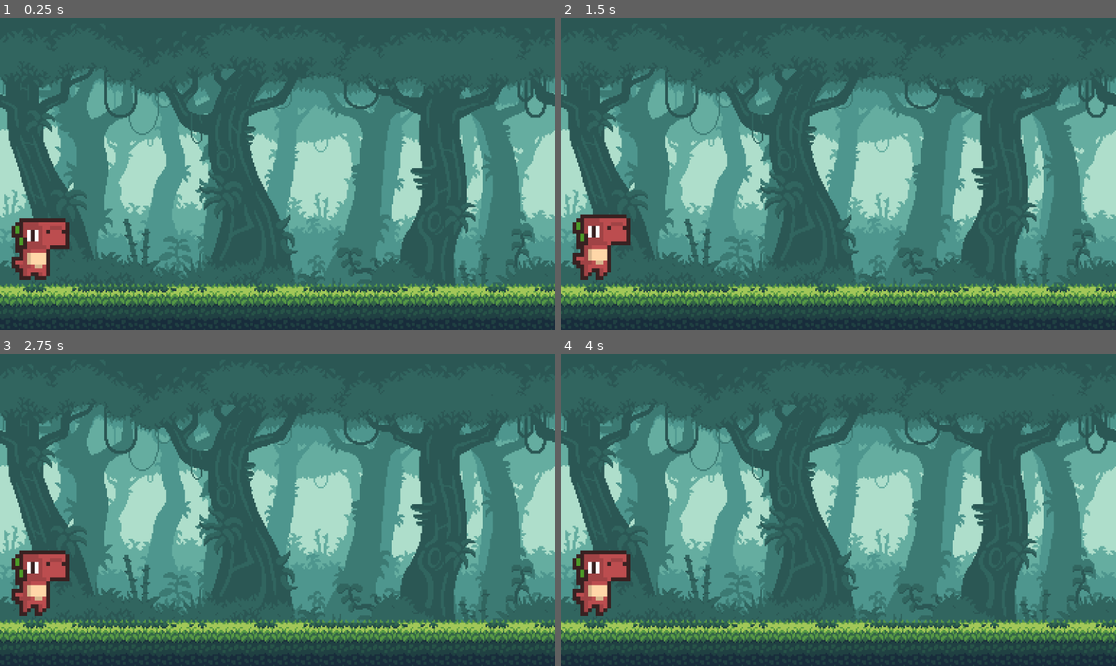
Above: before the commit, frames 1-4 (two rows, left to right).
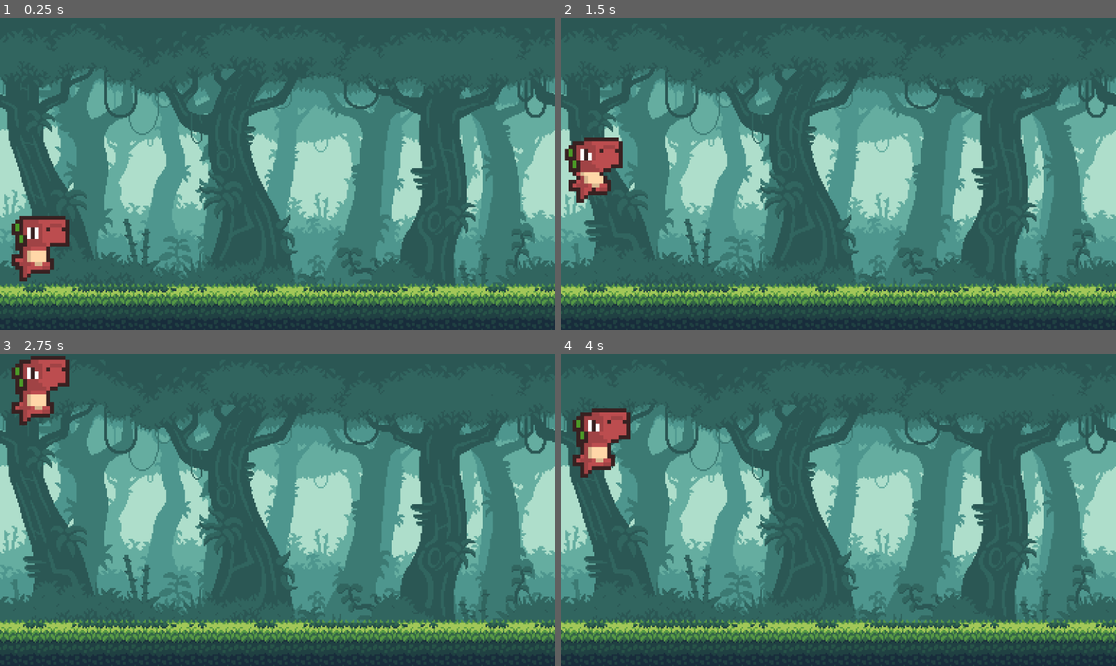
Above: after the commit, the same moments.

Repository: HA5UN0/dino-run
Game: Godot game, scene res://Scenes/main.tscn
The game is run twice, just before and just after one commit, with the same random seed, the same clock (stepped at 60 frames per second) and the same inputs.
Inputs:
- Up to frame 1 (0.25 s): no input
- Up to frame 2 (1.5 s): tap Enter (ui_accept) at 0.5, 1.35 s; hold Enter (ui_accept) 0.53-1.28 s
- Up to frame 3 (2.75 s): tap Enter (ui_accept) at 1.52, 1.82 s; hold Down (move_down, bound only after the commit) from 2.03 s (still down); hold Enter (ui_accept) from 2.03 s (still down)
- Up to frame 4 (4 s): release Down (move_down, bound only after the commit) at 2.78 s; release Enter (ui_accept) at 2.78 s; tap Enter (ui_accept) at 2.85, 3.02, 3.32 s; hold Enter (ui_accept) from 3.53 s (still down)

The runs differ from the first frame. In frame 1, 0.7% of the frame differs, in the area x 2-13%, y 63-85%; in frame 2, 3.2%; in frame 3, 3.2%, in the area x 2-13%, y 0-84%; in frame 4, 3.2%.

Commit message:
player input with matching animations implemented

Diff:
--- a/Scenes/dino.tscn
+++ b/Scenes/dino.tscn
@@ -1,6 +1,7 @@
-[gd_scene load_steps=30 format=3 uid="uid://cghasq7llts8e"]
+[gd_scene load_steps=31 format=3 uid="uid://cghasq7llts8e"]
 
 [ext_resource type="Texture2D" uid="uid://c525jycvvecyd" path="res://Assets/img/mort.png" id="1_hlxev"]
+[ext_resource type="Script" path="res://Scripts/dino.gd" id="1_wsw0l"]
 [ext_resource type="AudioStream" uid="uid://dscpg6m666dta" path="res://Assets/sound/jump.wav" id="2_epgr6"]
 
 [sub_resource type="AtlasTexture" id="AtlasTexture_s5ofp"]
@@ -208,18 +209,20 @@
 [node name="Dino" type="CharacterBody2D"]
 texture_filter = 1
 scale = Vector2(8, 8)
+script = ExtResource("1_wsw0l")
 
 [node name="AnimatedSprite2D" type="AnimatedSprite2D" parent="."]
 sprite_frames = SubResource("SpriteFrames_beh2q")
 animation = &"Duck"
 autoplay = "Idle"
-frame_progress = 0.289622
+frame_progress = 0.161727
 
 [node name="RunCol" type="CollisionShape2D" parent="."]
 position = Vector2(-1, 0.5)
 shape = SubResource("RectangleShape2D_0mxp7")
 
 [node name="DuckCol" type="CollisionShape2D" parent="."]
+z_index = 1
 position = Vector2(0, 1.5)
 shape = SubResource("RectangleShape2D_6qgvr")
 
--- /dev/null
+++ b/Scripts/dino.gd
@@ -0,0 +1,22 @@
+extends CharacterBody2D
+
+const GRAVITY : int = 4200
+const JUMP_SPEED : int = -1800
+
+func _physics_process(delta: float) -> void:
+	velocity.y += GRAVITY * delta
+	if is_on_floor():
+		$RunCol.disabled = false
+		if Input.is_action_pressed("ui_accept"):
+			velocity.y = JUMP_SPEED
+			$JumpSound.play()
+		elif Input.is_action_pressed("move_down"):
+			$AnimatedSprite2D.play("Duck")
+			$RunCol.disabled = true
+		else	:
+			$AnimatedSprite2D.play("Run")
+	else :
+		$AnimatedSprite2D.play("Jump")
+
+
+	move_and_slide()
--- a/project.godot
+++ b/project.godot
@@ -15,6 +15,15 @@
 config/features=PackedStringArray("4.3", "GL Compatibility")
 config/icon="res://icon.svg"
 
+[input]
+
+move_down={
+"deadzone": 0.5,
+"events": [Object(InputEventKey,"resource_local_to_scene":false,"resource_name":"","device":-1,"window_id":0,"alt_pressed":false,"shift_pressed":false,"ctrl_pressed":false,"meta_pressed":false,"pressed":false,"keycode":0,"physical_keycode":4194322,"key_label":0,"unicode":0,"location":0,"echo":false,"script":null)
+, Object(InputEventKey,"resource_local_to_scene":false,"resource_name":"","device":-1,"window_id":0,"alt_pressed":false,"shift_pressed":false,"ctrl_pressed":false,"meta_pressed":false,"pressed":false,"keycode":0,"physical_keycode":83,"key_label":0,"unicode":115,"location":0,"echo":false,"script":null)
+]
+}
+
 [rendering]
 
 renderer/rendering_method="gl_compatibility"
